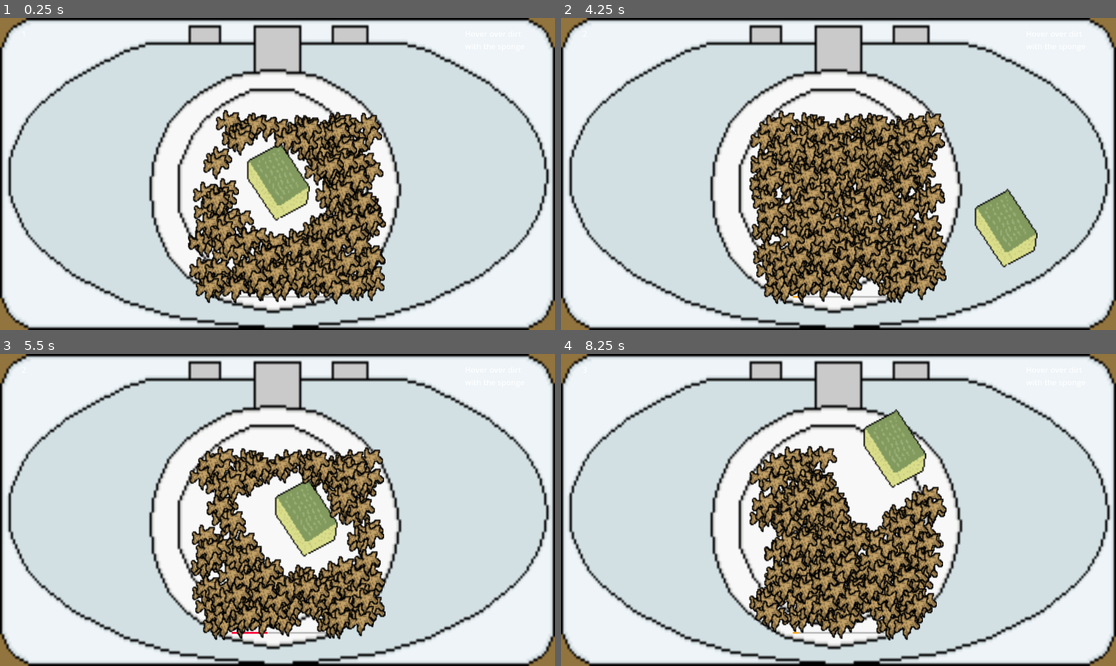
Above: before the commit, frames 1-4 (two rows, left to right).
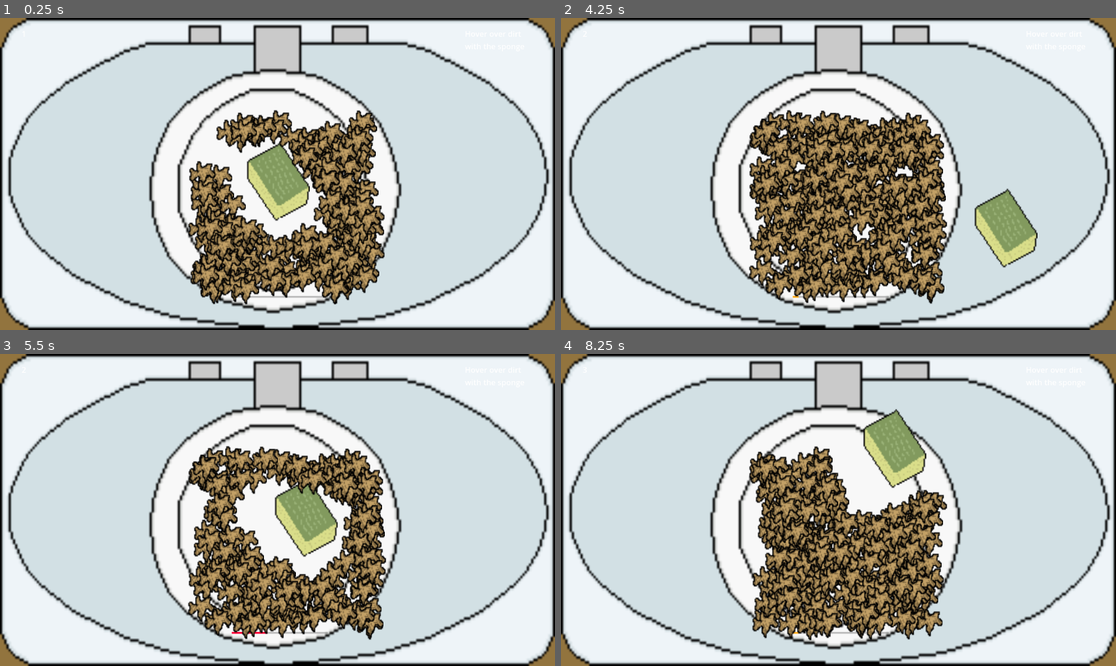
Above: after the commit, the same moments.

Repository: Warreign/fortune-favors-the-bold
Game: Godot game, scene res://Scenes/DishWash.tscn
Same seed, same stepped clock (60 frames per second), same inputs: the game is played once before the commit and once after it. The project has no main scene, so this scene is started directly.
Inputs (mouse positions are in pixels of both pictures, inside the frame that each line leads up to):
- Up to frame 1 (0.25 s): no input
- Up to frame 2 (4.25 s): tap Enter at 0.5, 2, 3.5 s; move the mouse to (960, 158) at 0.52 s; tap Space at 1.25, 2.75 s; move the mouse to (727, 189) at 1.27 s; move the mouse to (894, 105) at 2.02 s; move the mouse to (810, 236) at 2.77 s; move the mouse to (1005, 220) at 3.52 s
- Up to frame 3 (5.5 s): move the mouse to (111, 463) at 4.27 s; tap Space at 5 s; move the mouse to (305, 510) at 5.02 s
- Up to frame 4 (8.25 s): move the mouse to (755, 432) at 5.77 s; move the mouse to (960, 494) at 6.52 s; move the mouse to (727, 525) at 7.27 s; move the mouse to (894, 441) at 8.02 s

The runs differ from the first frame. In frame 1, 14% of the frame differs, in the area x 33-70%, y 29-92%; in frame 2, 16%; in frame 3, 13%; in frame 4, 14%.

Commit message:
renamed dirt to hair

Diff:
--- a/Prefabs/Dirt.tscn
+++ b/Prefabs/Hair.tscn
@@ -1,6 +1,6 @@
 [gd_scene load_steps=4 format=3 uid="uid://dr7seaticcntf"]
 
-[ext_resource type="Script" path="res://Scripts/dirt.gd" id="1_8aga3"]
+[ext_resource type="Script" uid="uid://dmqodulj3qb0c" path="res://Scripts/hair.gd" id="1_8aga3"]
 [ext_resource type="Texture2D" uid="uid://burkwx8jakqif" path="res://Sprites/WashGame/Trash.png" id="2_qsw7p"]
 
 [sub_resource type="RectangleShape2D" id="RectangleShape2D_wpepe"]
--- a/Scenes/DishWash.tscn
+++ b/Scenes/DishWash.tscn
@@ -1,10 +1,10 @@
 [gd_scene load_steps=8 format=3 uid="uid://dn2le3mwahtax"]
 
-[ext_resource type="Script" uid="uid://blqx70sywhngi" path="res://Scripts/dirt_spawner.gd" id="1_hivxq"]
+[ext_resource type="Script" uid="uid://blqx70sywhngi" path="res://Scripts/hair_spawner.gd" id="1_hivxq"]
 [ext_resource type="Texture2D" uid="uid://btxyxybofpojj" path="res://Sprites/WashGame/Plate.png" id="2_l2ru7"]
-[ext_resource type="PackedScene" uid="uid://dr7seaticcntf" path="res://Prefabs/Dirt.tscn" id="2_sjp6k"]
 [ext_resource type="Script" uid="uid://cbb0f3rgtib20" path="res://Scripts/sponge.gd" id="3_i71ie"]
 [ext_resource type="Texture2D" uid="uid://sx5me1row1p2" path="res://Sprites/WashGame/BackgroundWashGame.png" id="4_1q3xq"]
+[ext_resource type="PackedScene" uid="uid://dr7seaticcntf" path="res://Prefabs/Hair.tscn" id="4_3xqlg"]
 [ext_resource type="Texture2D" uid="uid://b3yvrtrvg4o2m" path="res://Sprites/WashGame/Sponge.png" id="6_n14uh"]
 
 [sub_resource type="RectangleShape2D" id="RectangleShape2D_twggc"]
@@ -81,19 +81,18 @@
 offset_bottom = 528.0
 border_color = Color(1, 0, 0, 0)
 
-[node name="DirtSpawner" type="Node" parent="."]
+[node name="HairSpawner" type="Node" parent="."]
 script = ExtResource("1_hivxq")
-dirt_prefab = ExtResource("2_sjp6k")
-DIRT_NUMBER = 300
+hair_prefab = ExtResource("4_3xqlg")
 
-[node name="ThinkTimer" type="Timer" parent="DirtSpawner"]
+[node name="ThinkTimer" type="Timer" parent="HairSpawner"]
 wait_time = 4.0
 autostart = true
 
-[node name="CorrectTimer" type="Timer" parent="DirtSpawner"]
+[node name="CorrectTimer" type="Timer" parent="HairSpawner"]
 wait_time = 0.2
 
-[node name="WrongTimer" type="Timer" parent="DirtSpawner"]
+[node name="WrongTimer" type="Timer" parent="HairSpawner"]
 wait_time = 0.2
 
 [node name="Sponge" type="CharacterBody2D" parent="." groups=["Sponge"]]
@@ -134,6 +133,6 @@
 
 [node name="DirectionalLight2D" type="DirectionalLight2D" parent="."]
 
-[connection signal="timeout" from="DirtSpawner/ThinkTimer" to="DirtSpawner" method="_on_timer_timeout"]
-[connection signal="timeout" from="DirtSpawner/CorrectTimer" to="DirtSpawner" method="_on_correct_timer_timeout"]
-[connection signal="timeout" from="DirtSpawner/WrongTimer" to="DirtSpawner" method="_on_wrong_timer_timeout"]
+[connection signal="timeout" from="HairSpawner/ThinkTimer" to="HairSpawner" method="_on_timer_timeout"]
+[connection signal="timeout" from="HairSpawner/CorrectTimer" to="HairSpawner" method="_on_correct_timer_timeout"]
+[connection signal="timeout" from="HairSpawner/WrongTimer" to="HairSpawner" method="_on_wrong_timer_timeout"]
--- a/Scripts/dirt_spawner.gd
+++ b/Scripts/hair_spawner.gd
@@ -2,15 +2,15 @@
 
 var sb
 
-@export var dirt_prefab: PackedScene
-@export var DIRT_NUMBER = 1000
+@export var hair_prefab: PackedScene
+@export var HAIR_NUMBER = 300
 
 var colorRed = Color("ff0000")
 var colorOrange = Color("e8680f")
 var colorGreen = Color("00ff00")
 
-var dirt_list: Array[Node]
-var dirt_num = 0
+var hair_list: Array[Node]
+var hair_num = 0
 
 @export var MAX_ITERATION = 10
 var current_iteration = 1
@@ -26,16 +26,16 @@
 
 	$"../CenterContainer/ProgressBar".max_value = $ThinkTimer.wait_time
 
-	dirt_num = DIRT_NUMBER
-	spawn_dirts(dirt_num)
+	hair_num = HAIR_NUMBER
+	spawn_hairs(hair_num)
 
 
 # Called every frame. 'delta' is the elapsed time since the previous frame.
 func _process(delta: float) -> void:
-	if dirt_num <= 0:
+	if hair_num <= 0:
 		print("em")
-		dirt_num = DIRT_NUMBER
-		spawn_dirts(dirt_num)
+		hair_num = HAIR_NUMBER
+		spawn_hairs(hair_num)
 		$"../CenterContainer/Control/CorrectLabel".visible = true
 		$CorrectTimer.start()
 		$ThinkTimer.start()
@@ -64,7 +64,7 @@
 func _on_timer_timeout() -> void:
 	print("Bembelem Timer")
 	$"../CenterContainer/Control/WrongLabel".visible = true
-	free_dirt()
+	free_hair()
 
 	$WrongTimer.start()
 	#$ThinkTimer.start()
@@ -79,36 +79,36 @@
 	$"../CenterContainer/Control/WrongLabel".visible = false
 
 
-func spawn_dirts(number: int):
+func spawn_hairs(number: int):
 	var spawn_rect = $"../ReferenceRect"
 	var pos
 	# https://www.youtube.com/watch?v=33odP1o2N2Q
 	for n in number:
 		pos = spawn_rect.position +\
 		 Vector2(randf() * spawn_rect.size.x, randf() * spawn_rect.size.y)
-		spawn_dirt(dirt_prefab, pos)
+		spawn_hair(hair_prefab, pos)
 
 
 
-func spawn_dirt(prefab, pos):
+func spawn_hair(prefab, pos):
 	var inst = prefab.instantiate()
 	add_child(inst)
-	dirt_list.append(inst)
+	hair_list.append(inst)
 	inst.position = pos
-	inst.connect("washed", _on_dirt_washed)
+	inst.connect("washed", _on_hair_cut)
 
 
-func free_dirt():
-	for d in dirt_list:
+func free_hair():
+	for d in hair_list:
 		d.free()
 
-	dirt_list.clear()
-	dirt_num = DIRT_NUMBER
-	spawn_dirts(dirt_num)
+	hair_list.clear()
+	hair_num = HAIR_NUMBER
+	spawn_hairs(hair_num)
 
 
-func _on_dirt_washed(drt: Node) -> void:
-	dirt_list.erase(drt)
+func _on_hair_cut(drt: Node) -> void:
+	hair_list.erase(drt)
 	print(drt)
 	drt.queue_free()
-	dirt_num -= 1
+	hair_num -= 1
Renamed: Scripts/dirt.gd -> Scripts/hair.gd
Renamed: Scripts/dirt.gd.uid -> Scripts/hair.gd.uid
Renamed: Scripts/dirt_spawner.gd.uid -> Scripts/hair_spawner.gd.uid
